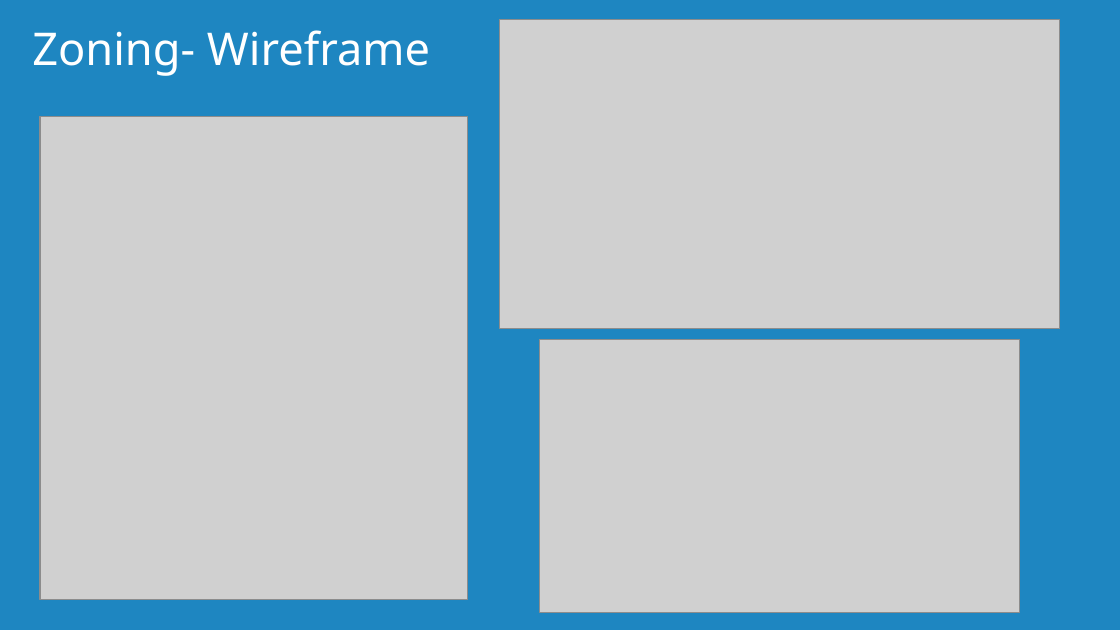
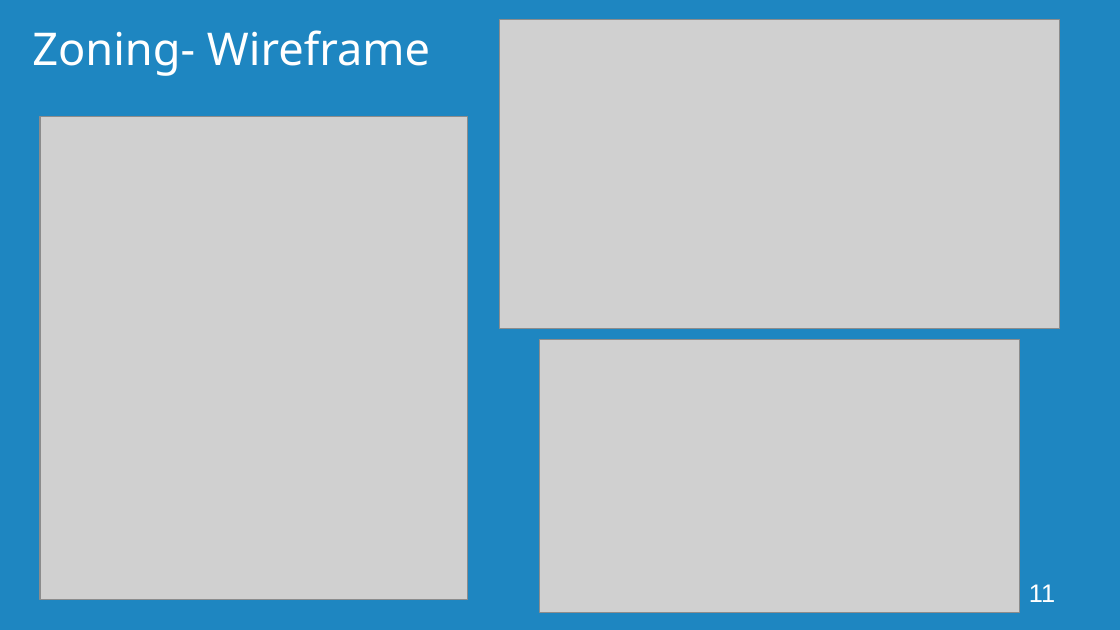
Before and after one commit to Georgie1502/Dossier, a slide deck: slide 11 of 3_Mon_Projet_Fil_Rouge/1_Cahier_des_charges/Presentation Batimelles.odp (slide 12 before the commit). Drawn at 1120x630 pixels with LibreOffice and Linux fonts; fonts in the diff are those of the drawing; grey boxes stand for pictures; background and template pictures are left out. Boxes give left, top, right and bottom in pixels: in the first picture for what was removed or moved away, otherwise in the second. Text is boxed around its words. In the diff, an @@ line names an element or a change of style, - is before the commit and + after.

```diff
--- a/3_Mon_Projet_Fil_Rouge/1_Cahier_des_charges/Presentation Batimelles.odp
+++ b/3_Mon_Projet_Fil_Rouge/1_Cahier_des_charges/Presentation Batimelles.odp
@@ page number added at [1029, 584, 1055, 602], 18 pt, text #FFFFFF @@
+11
```
Also in this commit, not shown: 11 other slides changed, 1 slide added, 4 slides removed, 8 other files.
